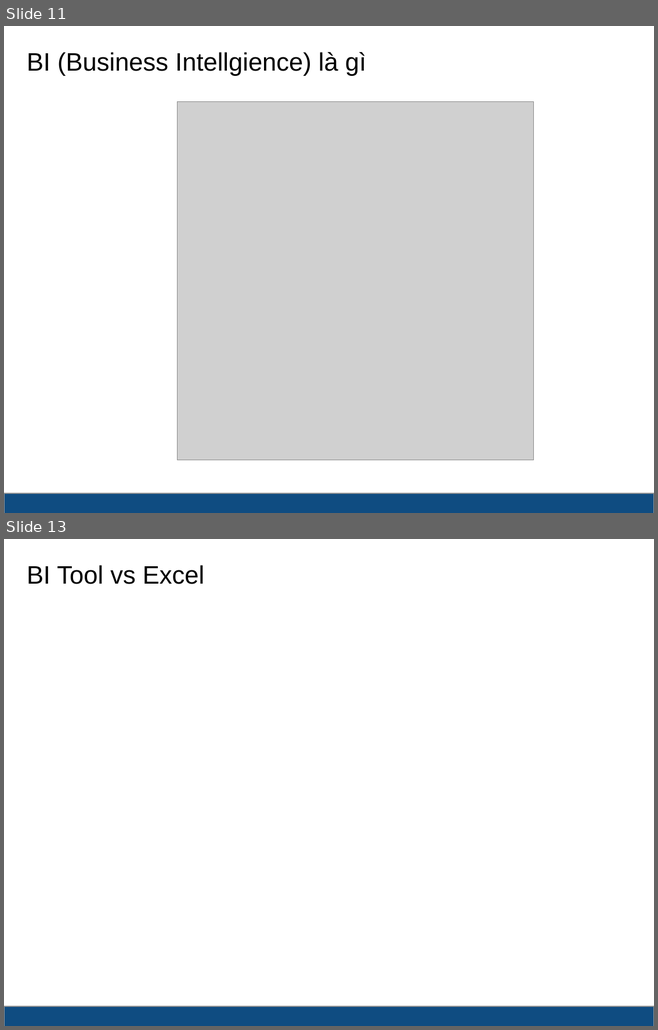
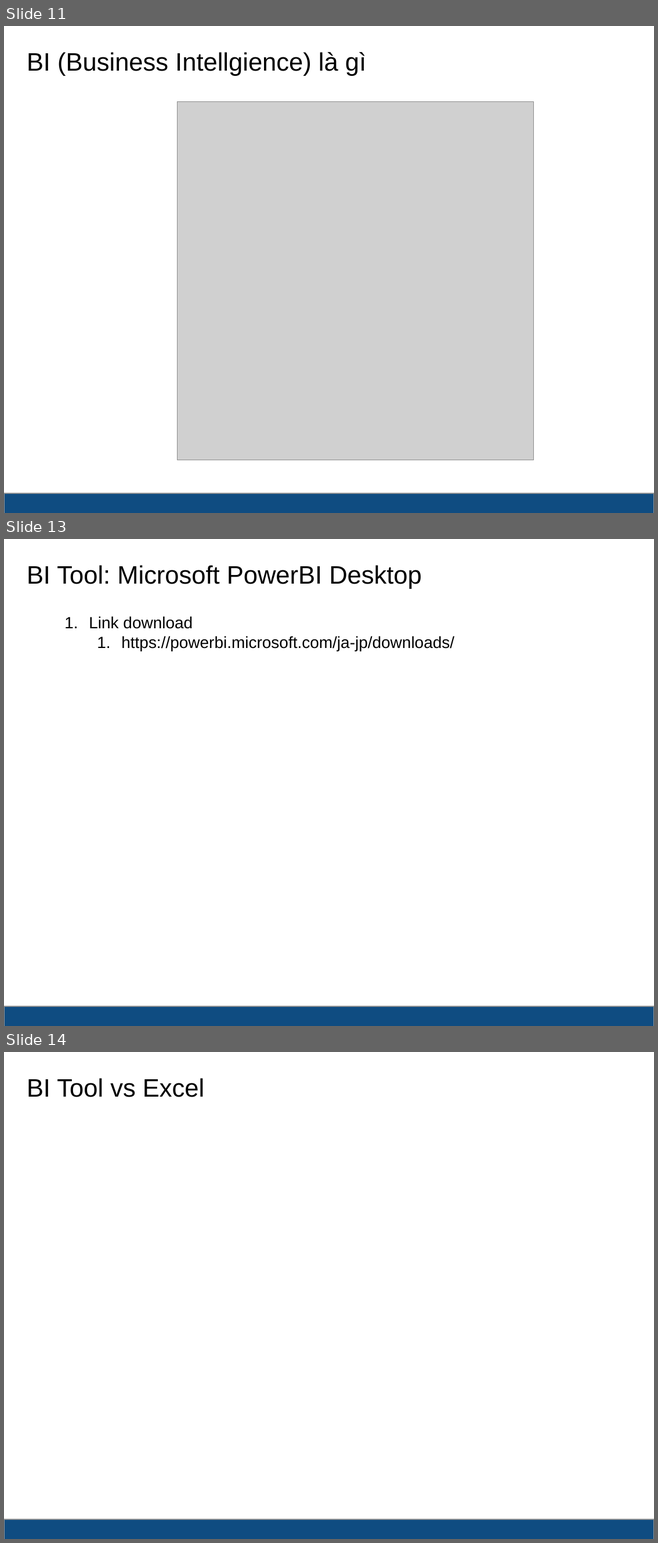
Before and after one commit to HACHIX-CORPORATION/HACHIX_STUDY, a slide deck: BI/PhanTichDuLieu.pptx. Shown one above the other, each under a label of ours: slides 11 and 13 before the commit, slides 11, 13 and 14 after it; the slides between them are not shown. The pictures are 658x1030 and 658x1543 pixels, drawn with LibreOffice and Linux fonts; fonts in the diff are those of the drawing; grey boxes stand for pictures. Boxes give left, top, right and bottom in pixels: in the first picture for what was removed or moved away, otherwise in the second. Text is boxed around its words. In the diff, an @@ line names an element or a change of style, - is before the commit and + after.

```diff
--- a/BI/PhanTichDuLieu.pptx
+++ b/BI/PhanTichDuLieu.pptx
@@ slide 13 added at (4, 539, 654, 1026), background #FFFFFF; not listed: 1 template element that a slide beside it also shows @@
@@ text added at (27, 565, 422, 589), 28 pt, text #000000 @@
+BI Tool: Microsoft PowerBI Desktop
@@ text added at (89, 616, 454, 651), 18 pt, text #000000 @@
+1. Link download
+  1. https://powerbi.microsoft.com/ja-jp/downloads/
@@ what was slide 13 is now slide 14 @@
```
Also in this commit, not shown: 1 slide changed, 15 other files.
